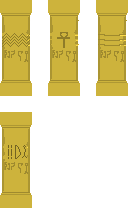
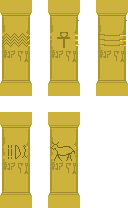
Two versions of the same layered image (128x208). Layer-by-layer changes:
added layer "Floated Layer copy #3" above "Floated Layer copy #2" over bbox(48, 112, 80, 208)
